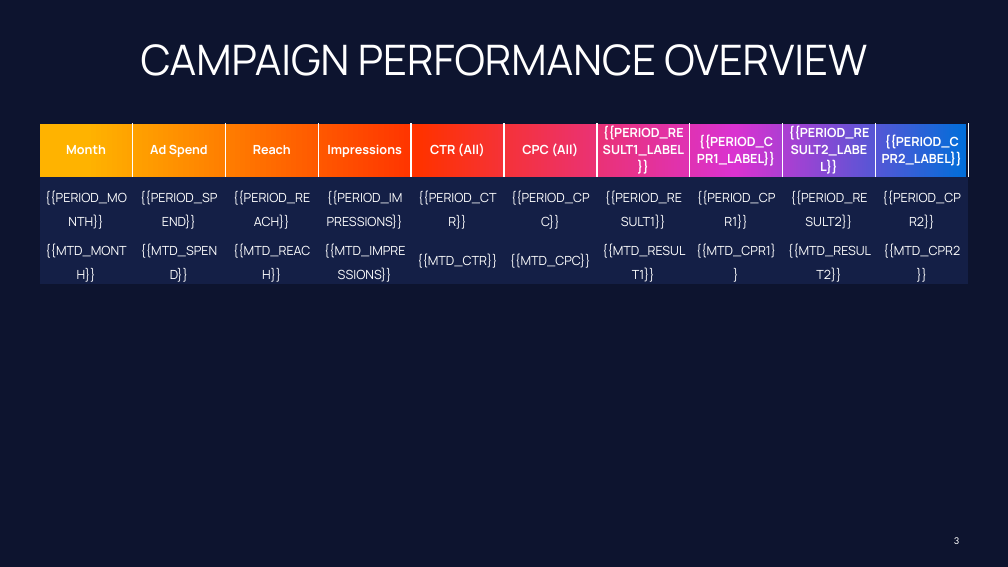
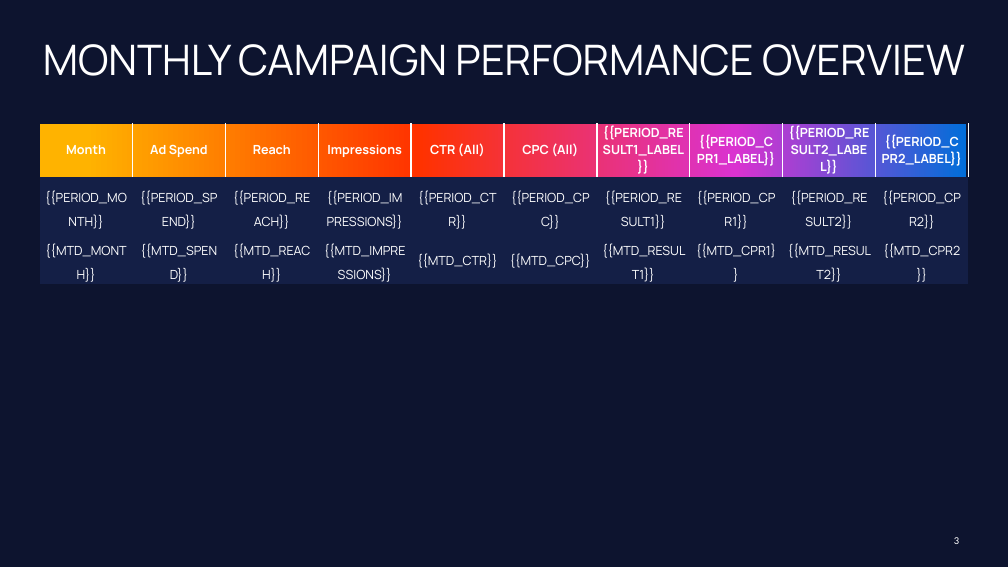
Before and after one commit to nextreport-app/NRE, a slide deck: slide 3 of templates/dark.pptx. Drawn at 1008x567 pixels with LibreOffice and Linux fonts; fonts in the diff are those of the drawing; background and template pictures are left out. Boxes give left, top, right and bottom in pixels: in the first picture for what was removed or moved away, otherwise in the second. Text is boxed around its words. In the diff, an @@ line names an element or a change of style, - is before the commit and + after.

Commit message:
Rename Combined Total slide to Monthly Campaign Performance Overview

```diff
--- a/templates/dark.pptx
+++ b/templates/dark.pptx
@@ text at box(43, 44, 965, 76): text changed @@
-CAMPAIGN PERFORMANCE OVERVIEW
+MONTHLY CAMPAIGN PERFORMANCE OVERVIEW
```
Also in this commit, not shown: 6 other files.
